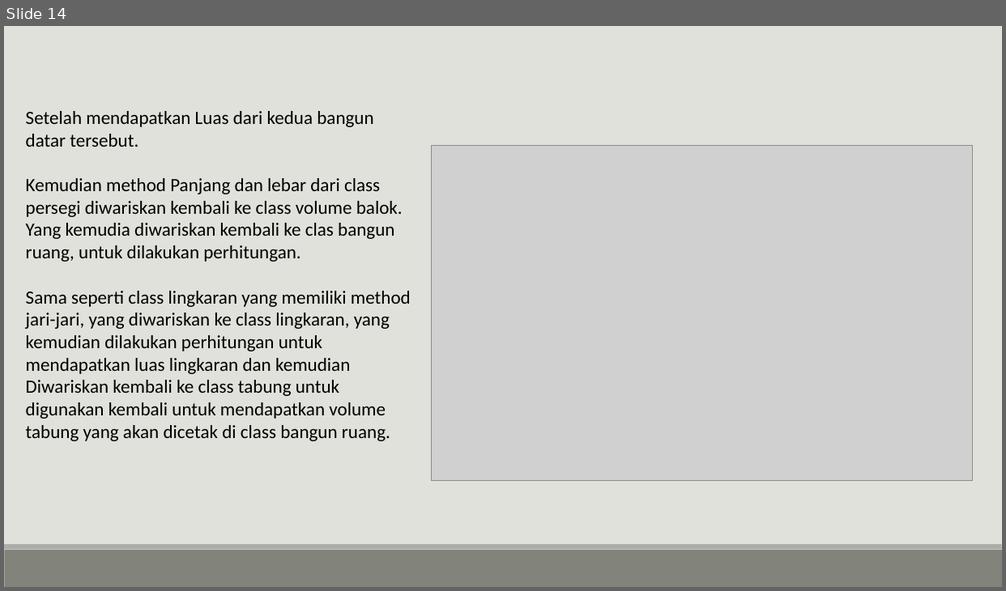
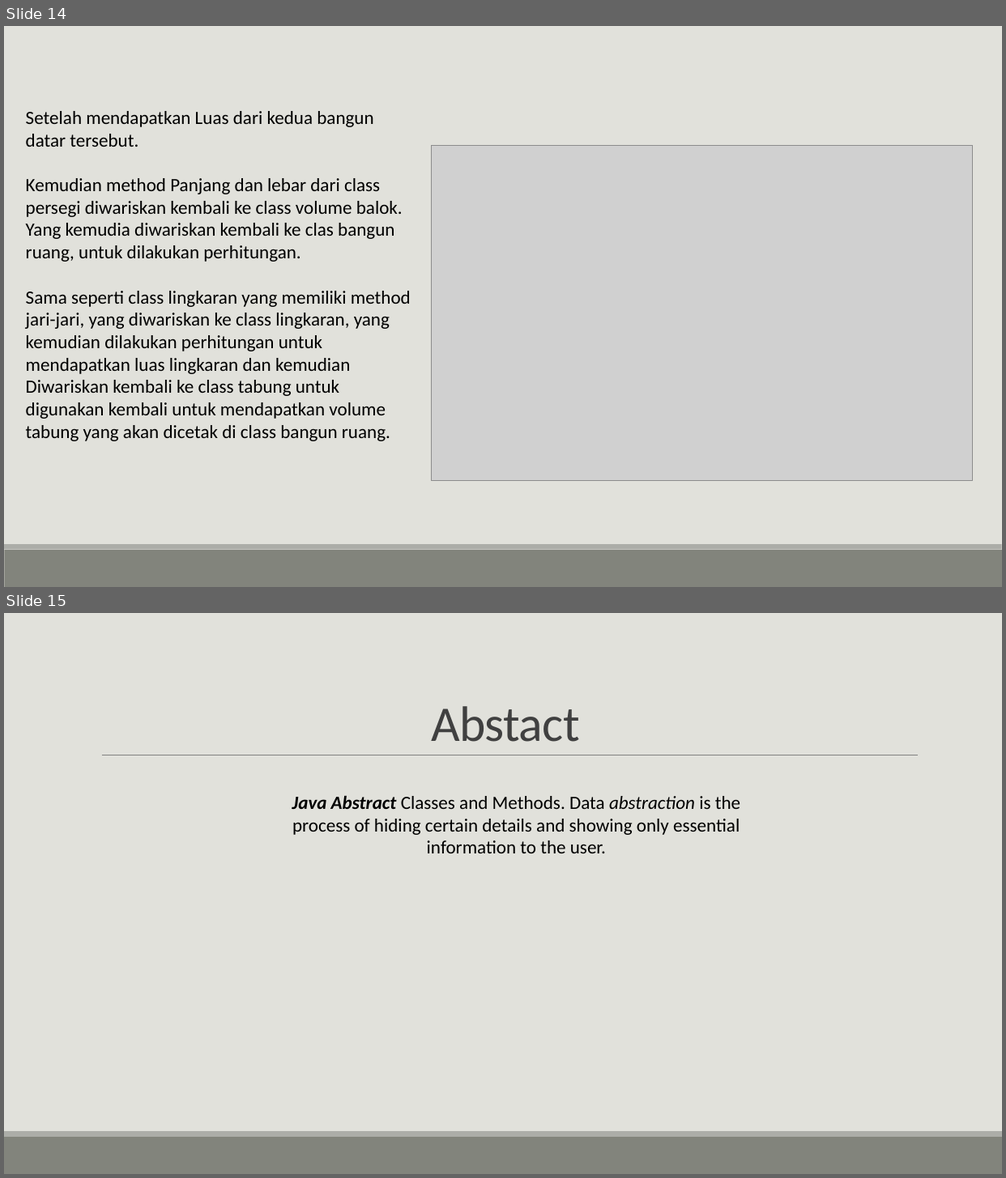
Before and after one commit to nhixs/Nusacamp, a slide deck: training_code_id/hari2/Bangun Datar dan Bangun Ruang.pptx. Shown one above the other, each under a label of ours: slide 14 before the commit, slides 14 and 15 after it. The pictures are 1006x591 and 1006x1178 pixels, drawn with LibreOffice and Linux fonts; fonts in the diff are those of the drawing; grey boxes stand for pictures. Boxes give left, top, right and bottom in pixels: in the first picture for what was removed or moved away, otherwise in the second. Text is boxed around its words. In the diff, an @@ line names an element or a change of style, - is before the commit and + after.

```diff
--- a/training_code_id/hari2/Bangun Datar dan Bangun Ruang.pptx
+++ b/training_code_id/hari2/Bangun Datar dan Bangun Ruang.pptx
@@ slide 15 added at <box>4,613,1002,1174</box>, background #E1E1DB; not listed: 2 template elements that a slide beside it also shows @@
@@ title added at <box>431,706,579,742</box>, 48 pt, text #404040 @@
+Abstact
@@ line added from (102, 756) to (918, 756), #808080 0.5 pt @@
@@ text added at <box>292,795,740,854</box>, 18 pt, text #000000 @@
+Java Abstract Classes and Methods. Data abstraction is the process of hiding certain details and showing only essential information to the user.
```
Also in this commit, not shown: 7 other slides added, 2 slides removed.
